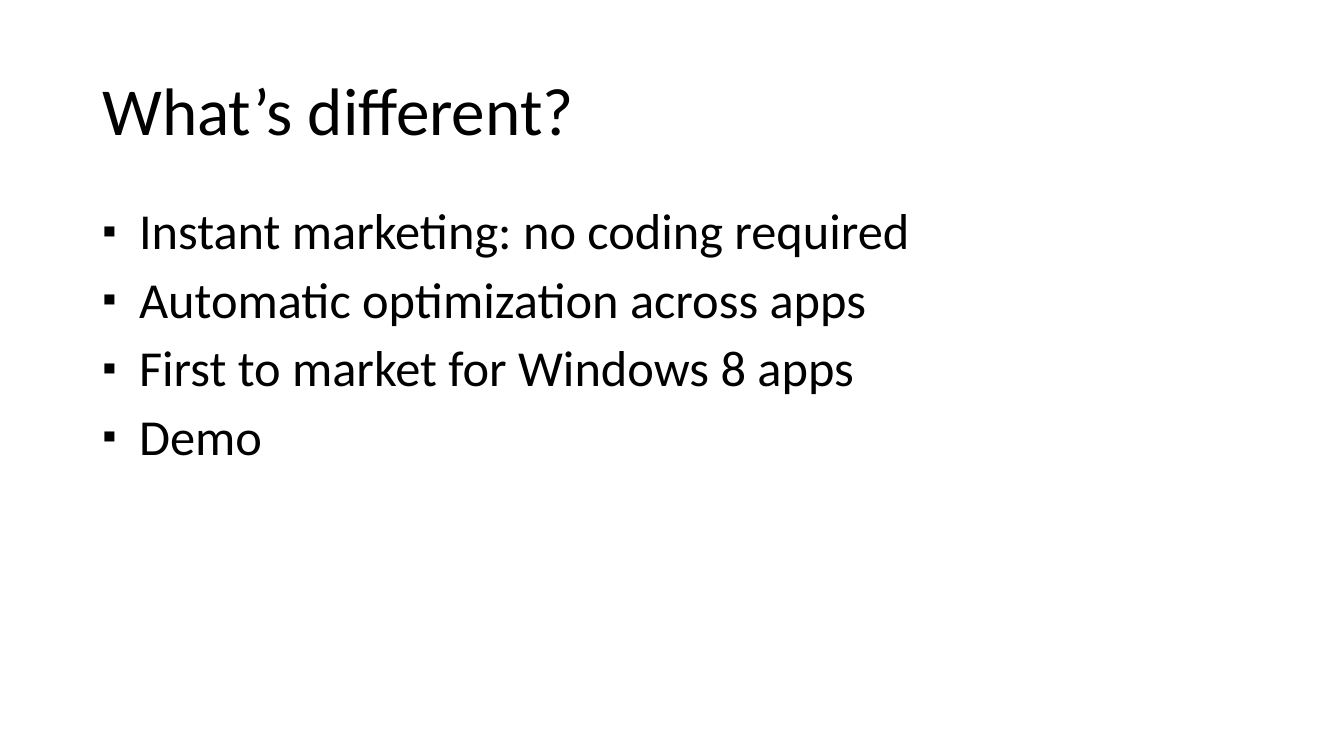
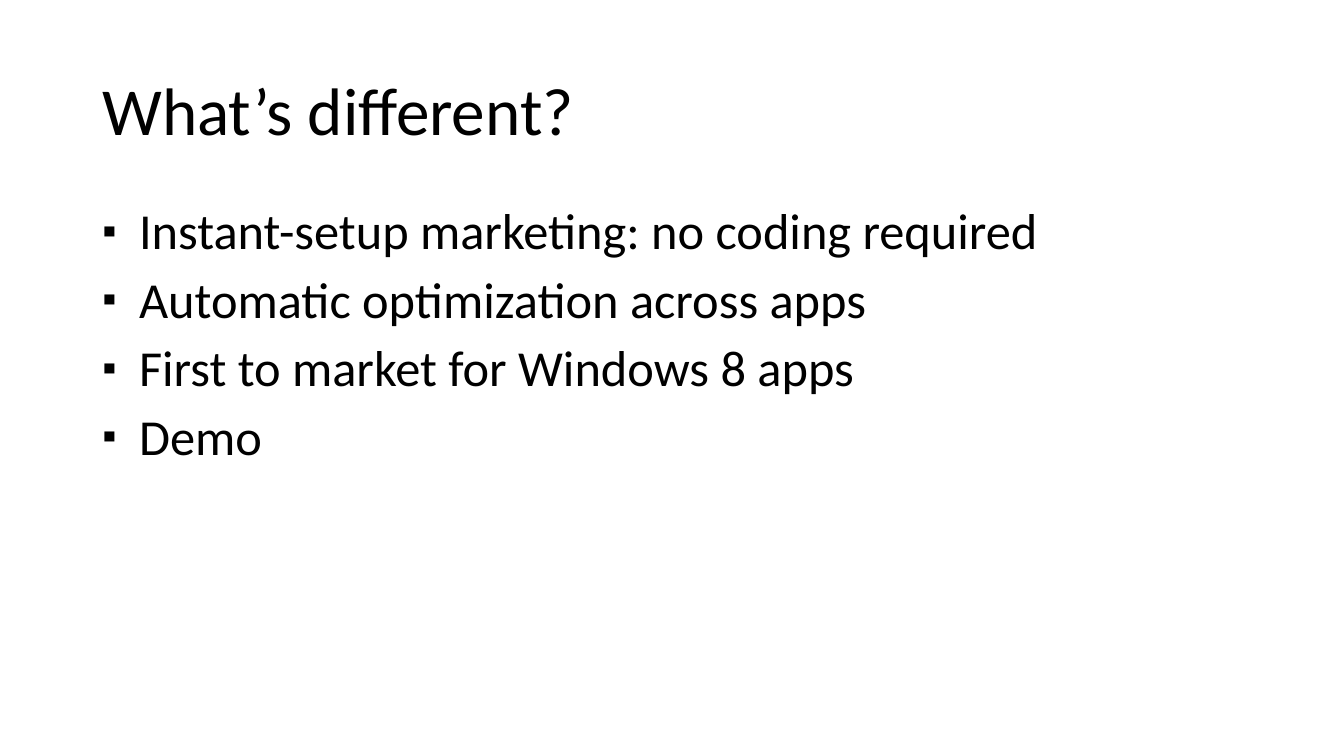
Before and after one commit to tarekayna/referengine, a slide deck: slide 4 of Documents/Investors/NWEN-FirstLook-2013-03.pptx. Drawn at 1344x756 pixels with LibreOffice and Linux fonts; fonts in the diff are those of the drawing. Boxes give left, top, right and bottom in pixels: in the first picture for what was removed or moved away, otherwise in the second. Text is boxed around its words. In the diff, an @@ line names an element or a change of style, - is before the commit and + after.

```diff
--- a/Documents/Investors/NWEN-FirstLook-2013-03.pptx
+++ b/Documents/Investors/NWEN-FirstLook-2013-03.pptx
@@ text at <box>139,214,1038,258</box>: text changed @@
-▪ Instant marketing: no coding required
+▪ Instant-setup marketing: no coding required
```
Also in this commit, not shown: 7 other slides changed.
